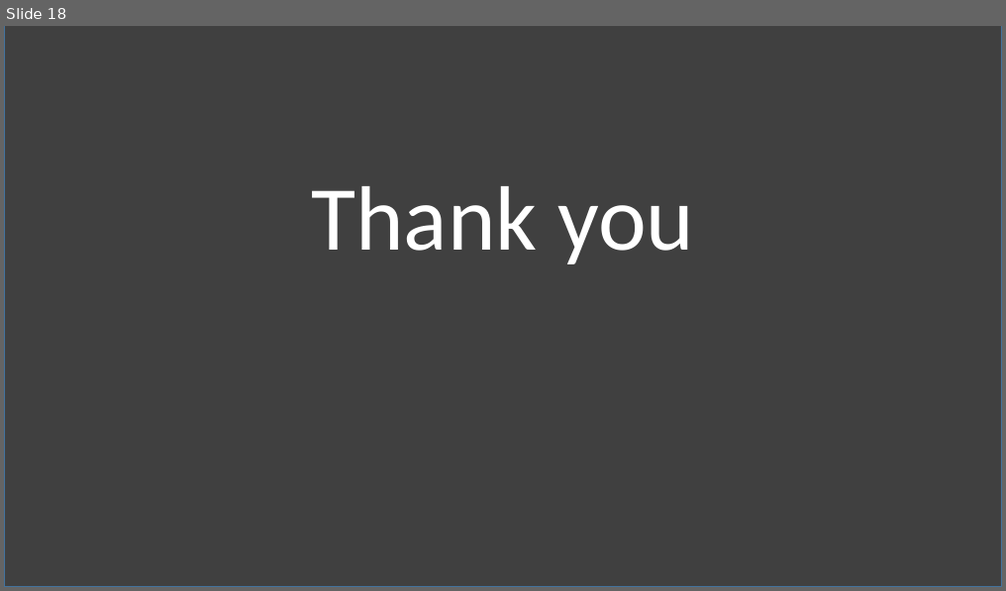
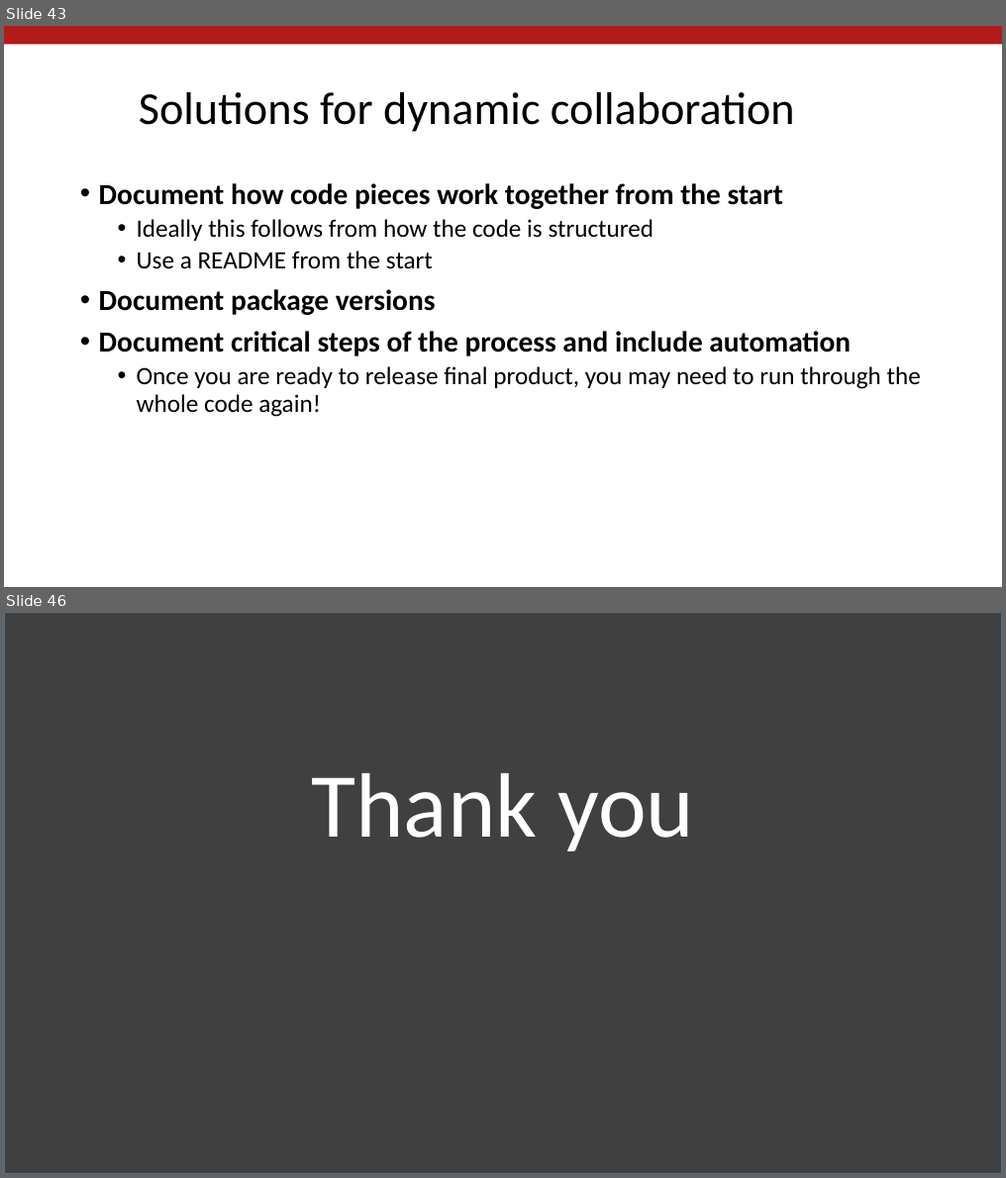
Before and after one commit to labordynamicsinstitute/day-of-data-2021, a slide deck: Vilhuber-Wasser-Day-of-Data-2021.pptx. Shown one above the other, each under a label of ours: slide 18 before the commit, slides 43 and 46 after it; the slides between them are not shown. The pictures are 1006x591 and 1006x1178 pixels, drawn with LibreOffice and Linux fonts; fonts in the diff are those of the drawing; background and template pictures are left out. Boxes give left, top, right and bottom in pixels: in the first picture for what was removed or moved away, otherwise in the second. Text is boxed around its words. In the diff, an @@ line names an element or a change of style, - is before the commit and + after.

```diff
--- a/Vilhuber-Wasser-Day-of-Data-2021.pptx
+++ b/Vilhuber-Wasser-Day-of-Data-2021.pptx
@@ slide 43 added at (x1=4, y1=26, x2=1002, y2=587), background #FFFFFF @@
@@ rectangle added at (x1=4, y1=26, x2=1002, y2=44), fill #B31B1B @@
@@ title added at (x1=139, y1=92, x2=795, y2=132), 44 pt, text #000000 @@
+Solutions for dynamic collaboration
@@ text added at (x1=99, y1=183, x2=921, y2=417), 24 pt, text #000000 @@
+• Document how code pieces work together from the start
+  • Ideally this follows from how the code is structured
+  • Use a README from the start
+• Document package versions
+• Document critical steps of the process and include automation
+  • Once you are ready to release final product, you may need to run through the whole code again!
@@ what was slide 18 is now slide 46 @@
```
Also in this commit, not shown: 3 slides changed, 27 other slides added, 2 other files.
